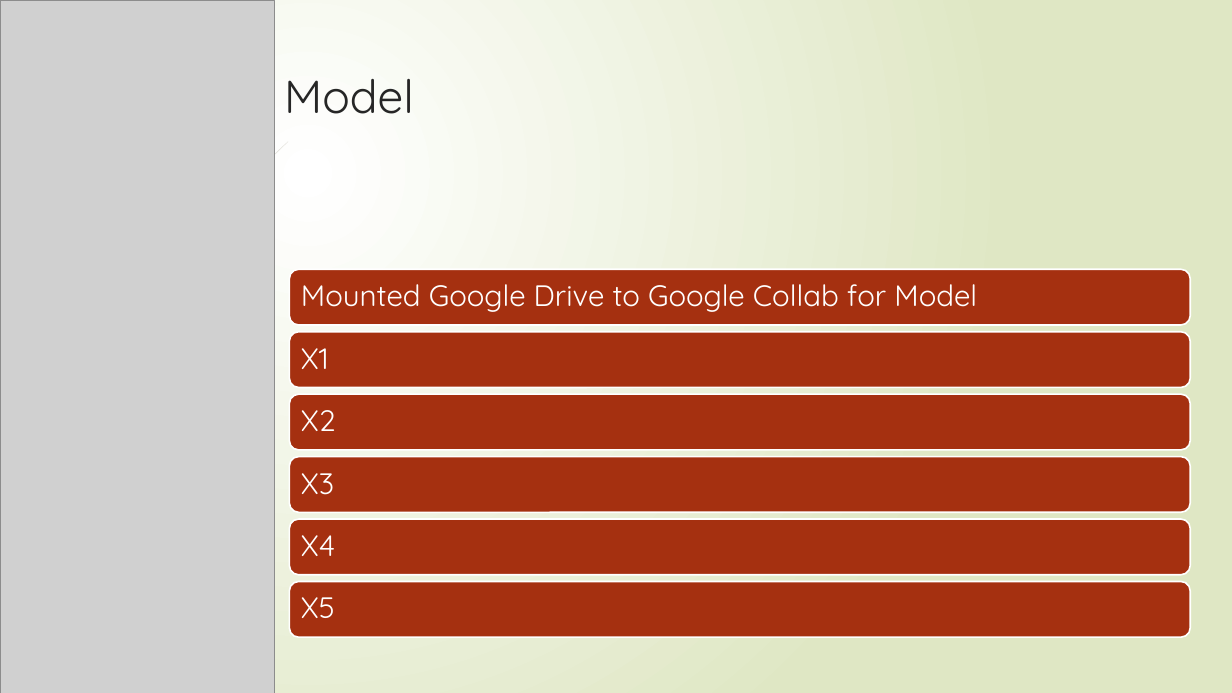
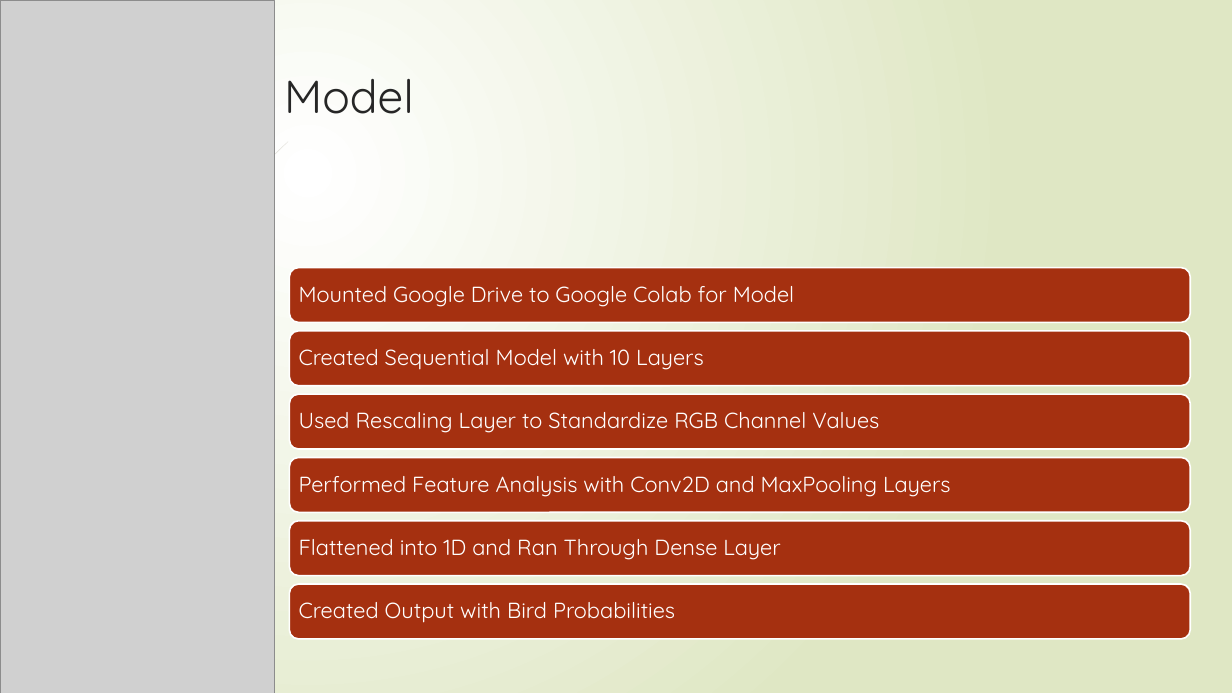
Before and after one commit to CrystalRae90/Machine_Learning_Project, a slide deck: slide 4 of Presentation.pptx. Drawn at 1232x693 pixels with LibreOffice and Linux fonts; fonts in the diff are those of the drawing; grey boxes stand for pictures. Boxes give left, top, right and bottom in pixels: in the first picture for what was removed or moved away, otherwise in the second. Text is boxed around its words. In the diff, an @@ line names an element or a change of style, - is before the commit and + after.

Commit message:
updated model section of ppt

```diff
--- a/Presentation.pptx
+++ b/Presentation.pptx
@@ text at (299,286,794,307): text changed; size 23 to 17 pt @@
-Mounted Google Drive to Google Collab for Model
+Mounted Google Drive to Google Colab for Model
@@ text at (299,349,704,370): text changed; size 23 to 17 pt @@
-X1
+Created Sequential Model with 10 Layers
@@ text at (299,412,879,433): text changed; size 23 to 17 pt @@
-X2
+Used Rescaling Layer to Standardize RGB Channel Values
@@ text at (299,476,951,497): text changed; size 23 to 17 pt @@
-X3
+Performed Feature Analysis with Conv2D and MaxPooling Layers
@@ text at (299,539,780,560): text changed; size 23 to 17 pt @@
-X4
+Flattened into 1D and Ran Through Dense Layer
@@ text removed at (301,597,335,618) @@
-X5
@@ text added at (299,602,675,623), 17 pt, text #FFFFFF @@
+Created Output with Bird Probabilities
```
Also in this commit, not shown: 2 other slides changed.
